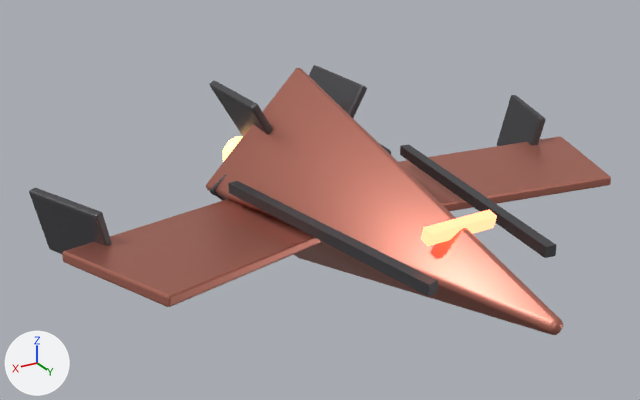
A saved change to the glTF model assets/gegner/tarn.glb.
One viewpoint serves both versions: a 50 mm camera at (2.16, 2.92, 1.69) aimed at (0.23, -0.3, 0.08). The axes (+X, +Y, +Z) are drawn at lower left. The lights are the same throughout. The first picture is the older version. Where no turn or scale is listed for an object, it has been applied to the vertices.

In view in the first picture: 'Auge.003', 'Fluegel-1', 'Fluegel1', 'Kante-1', 'Kante1', 'Leitwerk-1', 'Leitwerk1', 'Rumpf.001', 'Spitze-1', 'Spitze1' and 2 more.
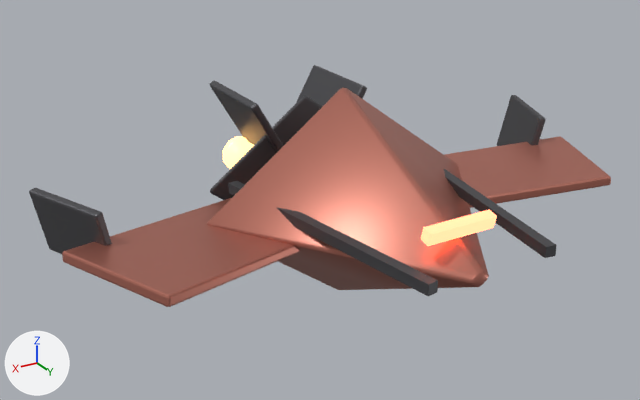
What changed in the scene script:
```text
Change ob_rumpf_001:
    ob_rumpf_001.scale: (1.0, 1.0, 1.0) -> (1.35, 1.0, 0.55)
```

Where the change shows, as pixel boxes [x1, y1, x2, y2] in the pictures (640 x 400 px):
'Rumpf.001', rescaled (21% narrower, 24% shorter): before [206, 68, 564, 335]; after [207, 88, 489, 290]
'Heck', unchanged, uncovered by the edit: before [210, 143, 392, 200]; after [210, 96, 323, 200]
